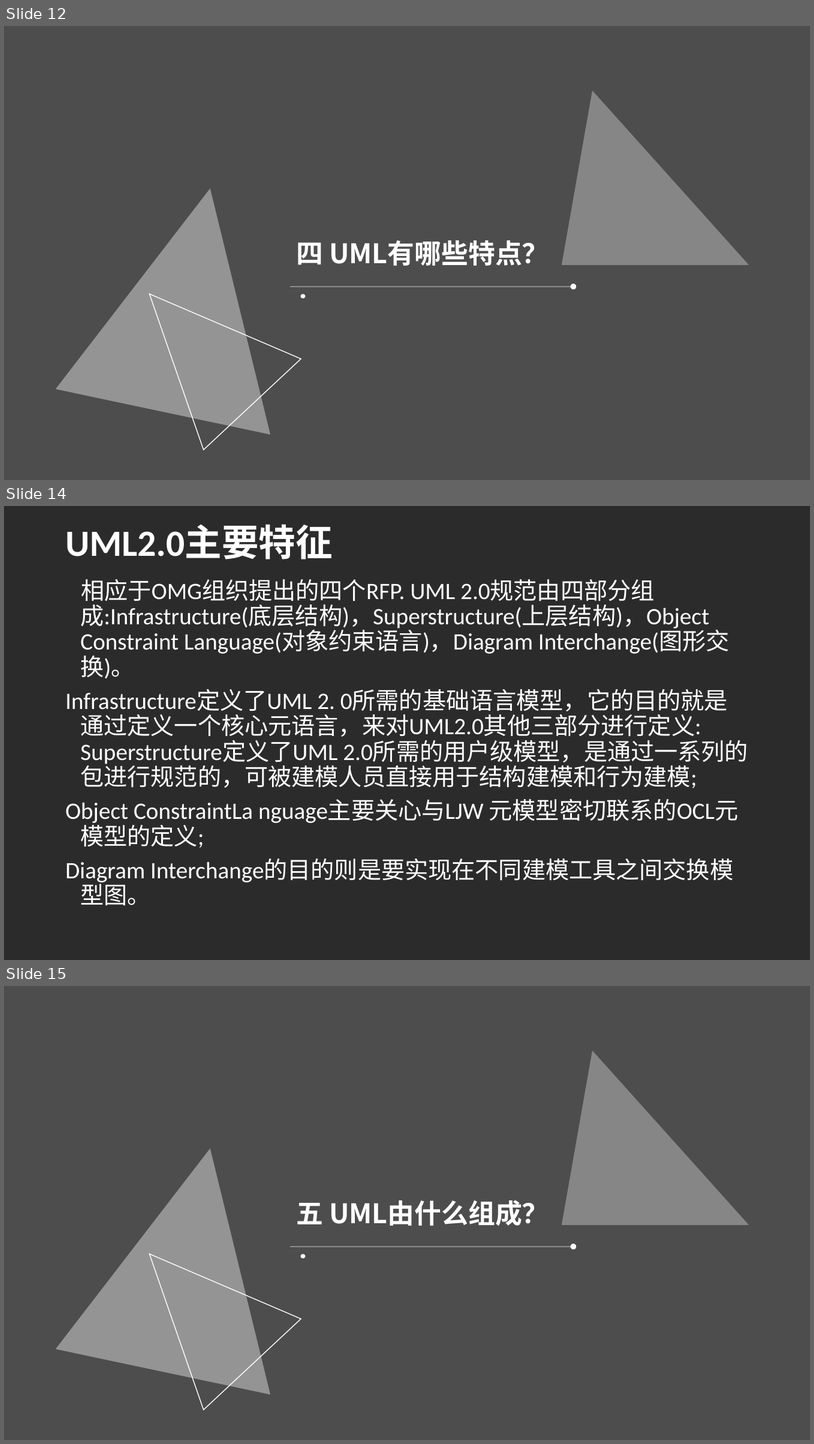
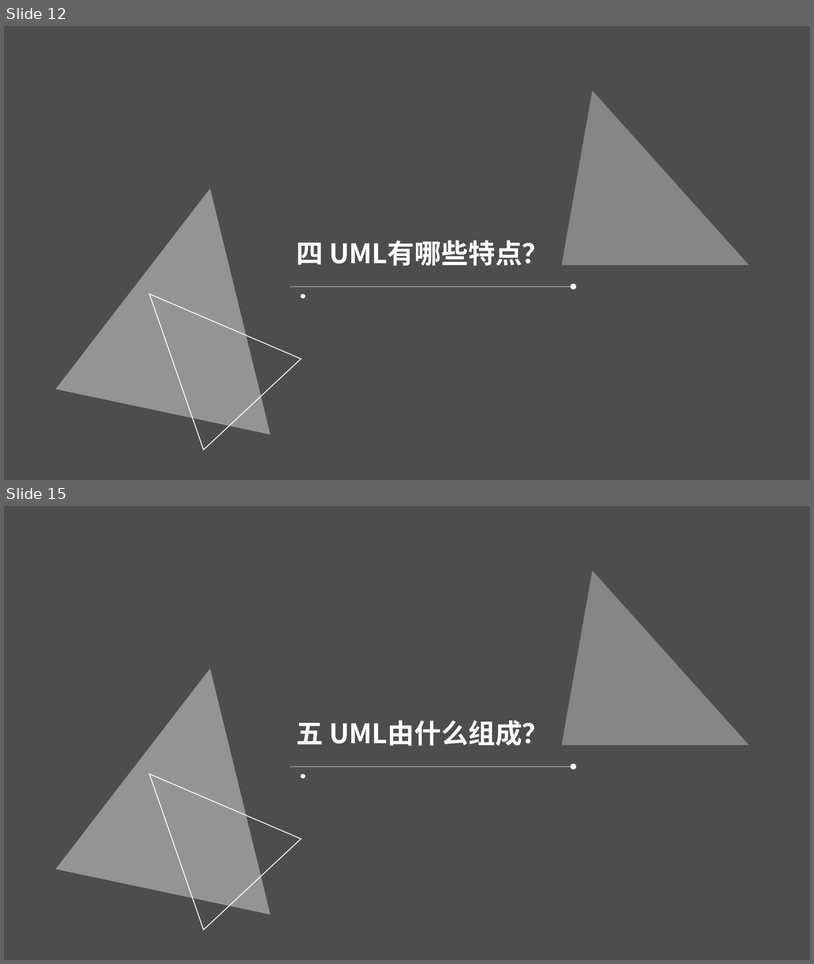
Before and after one commit to PRD2018-G10/TeachingAssistWebsiteProject, a slide deck: PRD2018-G10-UML概述PPT.ppt. Shown one above the other, each under a label of ours: slides 12, 14 and 15 before the commit, slides 12 and 15 after it; the slides between them are not shown. The pictures are 814x1444 and 814x964 pixels, drawn with LibreOffice and Linux fonts; fonts in the diff are those of the drawing; background and template pictures are left out; a plain dark background stands for a picture behind light text. Boxes give left, top, right and bottom in pixels: in the first picture for what was removed or moved away, otherwise in the second. Text is boxed around its words. In the diff, an @@ line names an element or a change of style, - is before the commit and + after.

```diff
--- a/PRD2018-G10-UML概述PPT.ppt
+++ b/PRD2018-G10-UML概述PPT.ppt
@@ slide 14 removed at bbox=[4, 506, 810, 960], background picture (left out) @@
@@ title removed at bbox=[65, 525, 332, 559] @@
-UML2.0主要特征
@@ text removed at bbox=[65, 579, 749, 905] @@
-相应于OMG组织提出的四个RFP. UML 2.0规范由四部分组成:Infrastructure(底层结构)，Superstructure(上层结构)，Object Constraint Language(对象约束语言)，Diagram Interchange(图形交换)。
-Infrastructure定义了UML 2. 0所需的基础语言模型，它的目的就是通过定义一个核心元语言，来对UML2.0其他三部分进行定义: Superstructure定义了UML 2.0所需的用户级模型，是通过一系列的包进行规范的，可被建模人员直接用于结构建模和行为建模;
-Object ConstraintLa nguage主要关心与LJW 元模型密切联系的OCL元模型的定义;
-Diagram Interchange的目的则是要实现在不同建模工具之间交换模型图。
```
Also in this commit, not shown: 12 slides changed, 7 slides added, 2 other slides removed.
